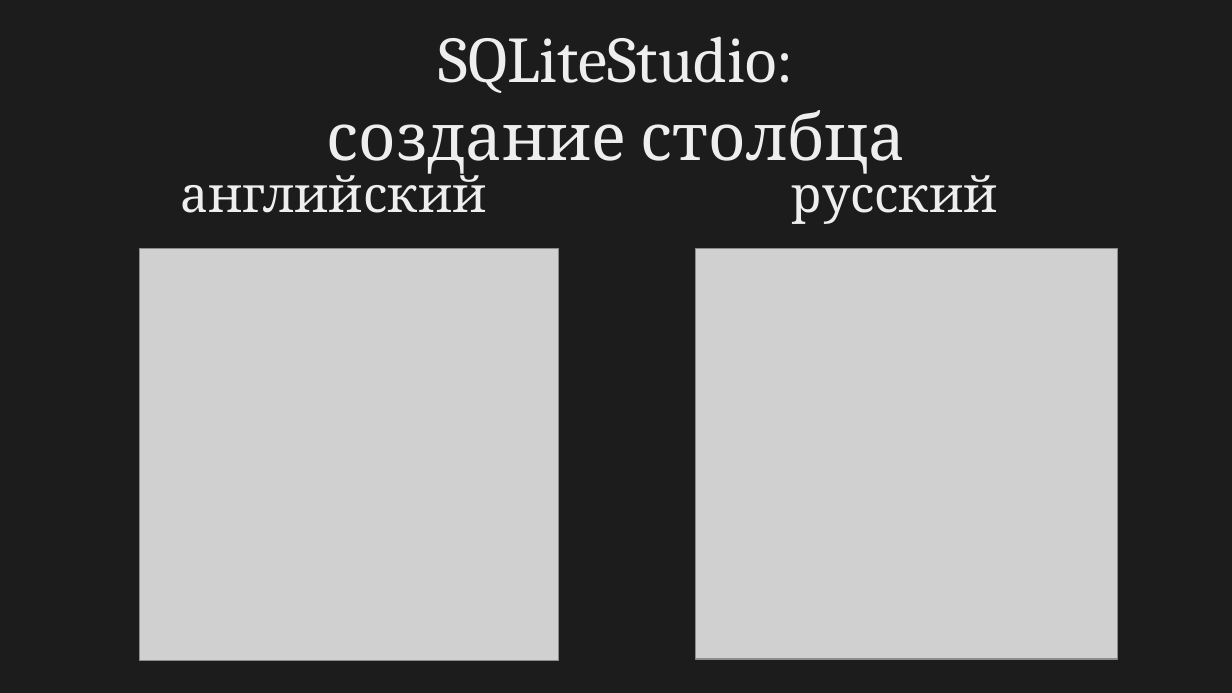
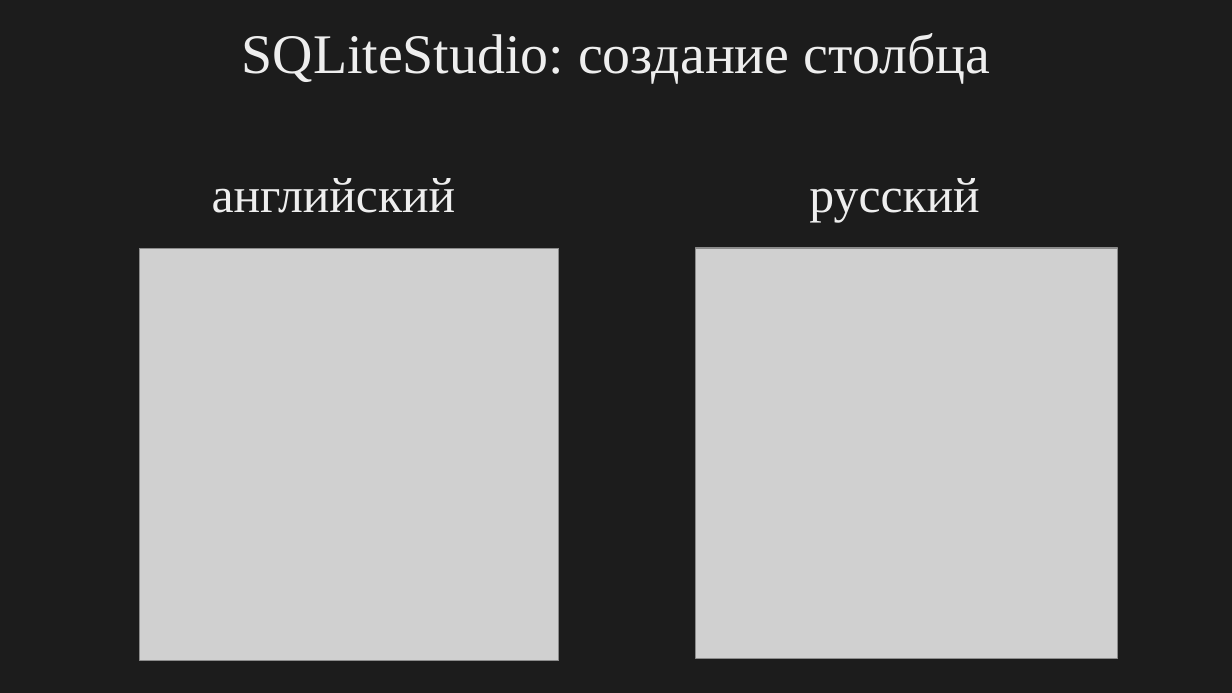
Before and after one commit to Evtish/sqlite-cpp-example, a slide deck: slide 9 of instructions.pptx. Drawn at 1232x693 pixels with LibreOffice and Linux fonts; fonts in the diff are those of the drawing; grey boxes stand for pictures. Boxes give left, top, right and bottom in pixels: in the first picture for what was removed or moved away, otherwise in the second. Text is boxed around its words. In the diff, an @@ line names an element or a change of style, - is before the commit and + after.

```diff
--- a/instructions.pptx
+++ b/instructions.pptx
@@ text at (x1=242, y1=33, x2=991, y2=84): text changed; size 42 to 36 pt; font Cambria to Times New Roman @@
-SQLiteStudio:
-создание столбца
+SQLiteStudio: создание столбца
@@ title "русский" at (x1=809, y1=178, x2=979, y2=223): font Cambria to Times New Roman @@
@@ text "английский" at (x1=212, y1=178, x2=456, y2=213): font Cambria to Times New Roman @@
```
Also in this commit, not shown: 11 other slides changed.
